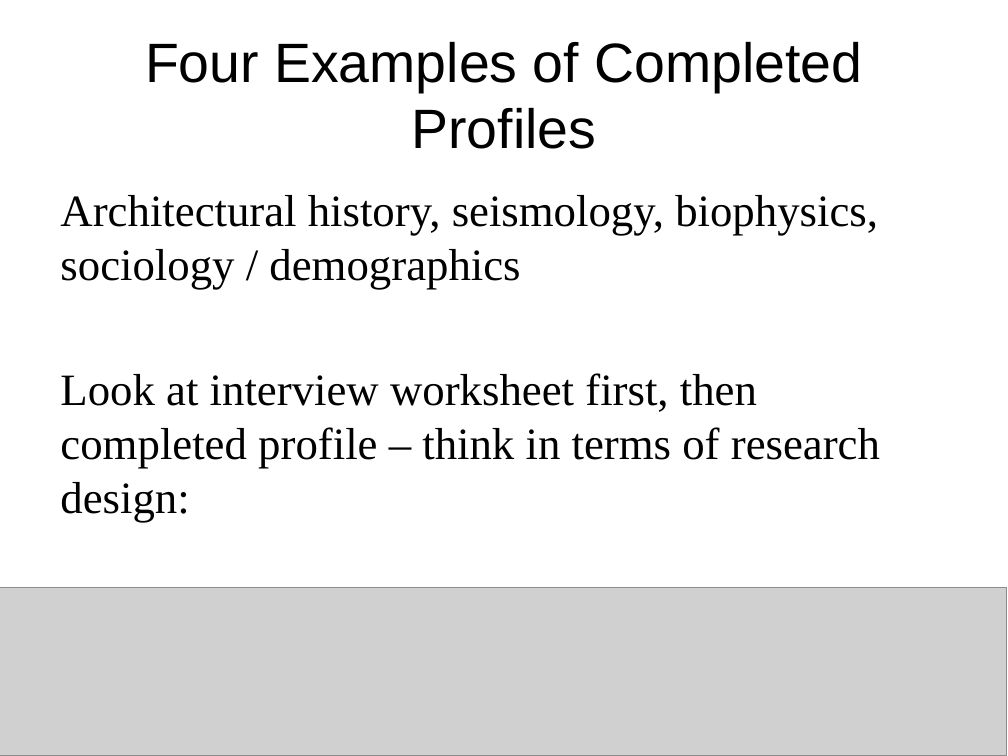
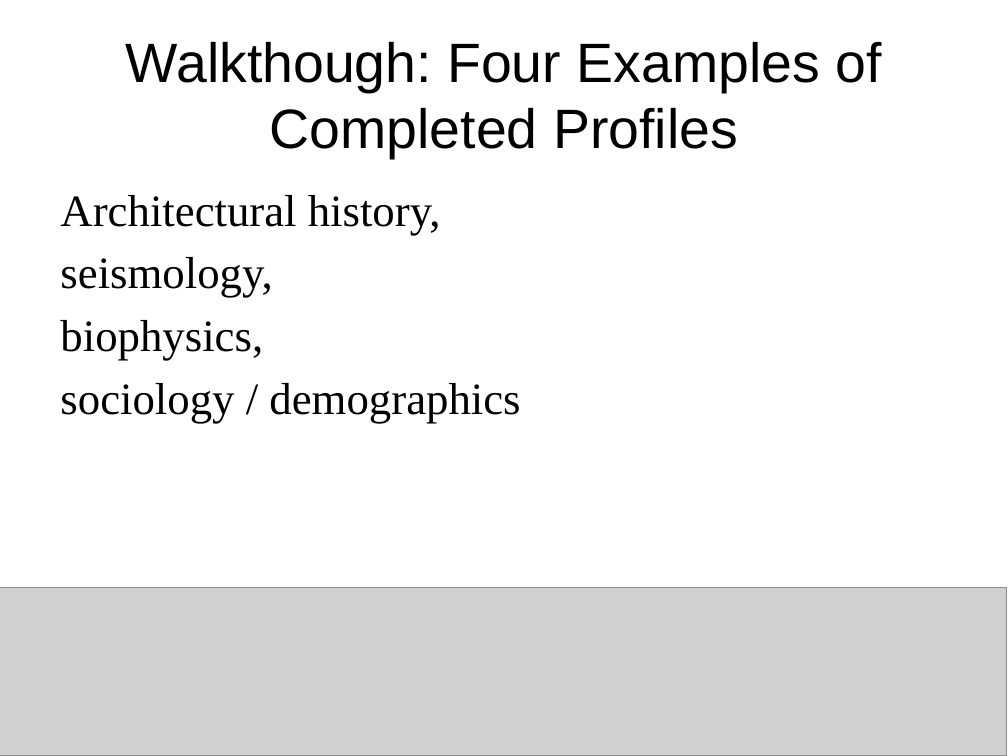
Before and after one commit to DataCurationWorkshop/Beijing-2015, a slide deck: slide 45 of Day1_Demo_DMPTools.pptx (slide 18 before the commit). Drawn at 1008x756 pixels with LibreOffice and Linux fonts; fonts in the diff are those of the drawing; grey boxes stand for pictures; background and template pictures are left out. Boxes give left, top, right and bottom in pixels: in the first picture for what was removed or moved away, otherwise in the second. Text is boxed around its words. In the diff, an @@ line names an element or a change of style, - is before the commit and + after.

```diff
--- a/Day1_Demo_DMPTools.pptx
+++ b/Day1_Demo_DMPTools.pptx
@@ title at [126,41,881,159]: text changed @@
-Four Examples of Completed Profiles
+Walkthough: Four Examples of Completed Profiles
@@ text at [60,195,520,424]: text changed @@
-Architectural history, seismology, biophysics, sociology / demographics
-Look at interview worksheet first, then completed profile – think in terms of research design:
+Architectural history,
+seismology,
+biophysics,
+sociology / demographics
```
Also in this commit, not shown: 1 other slide changed, 24 slides added, 6 slides removed, 1 other file.
